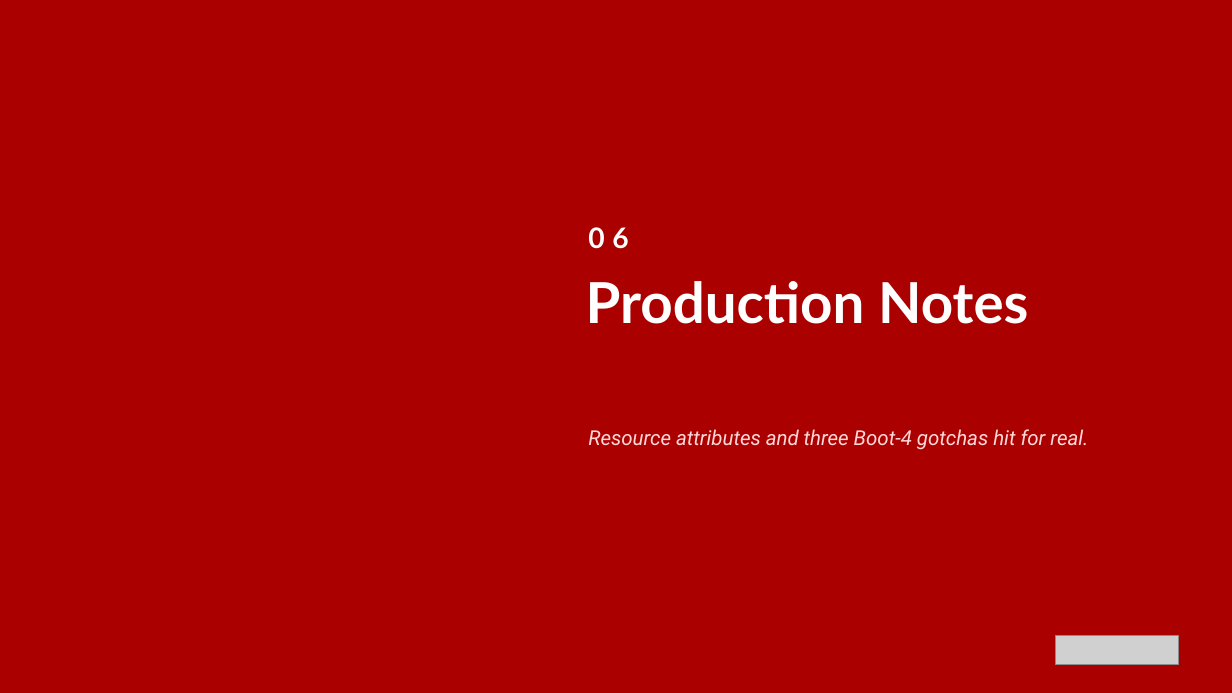
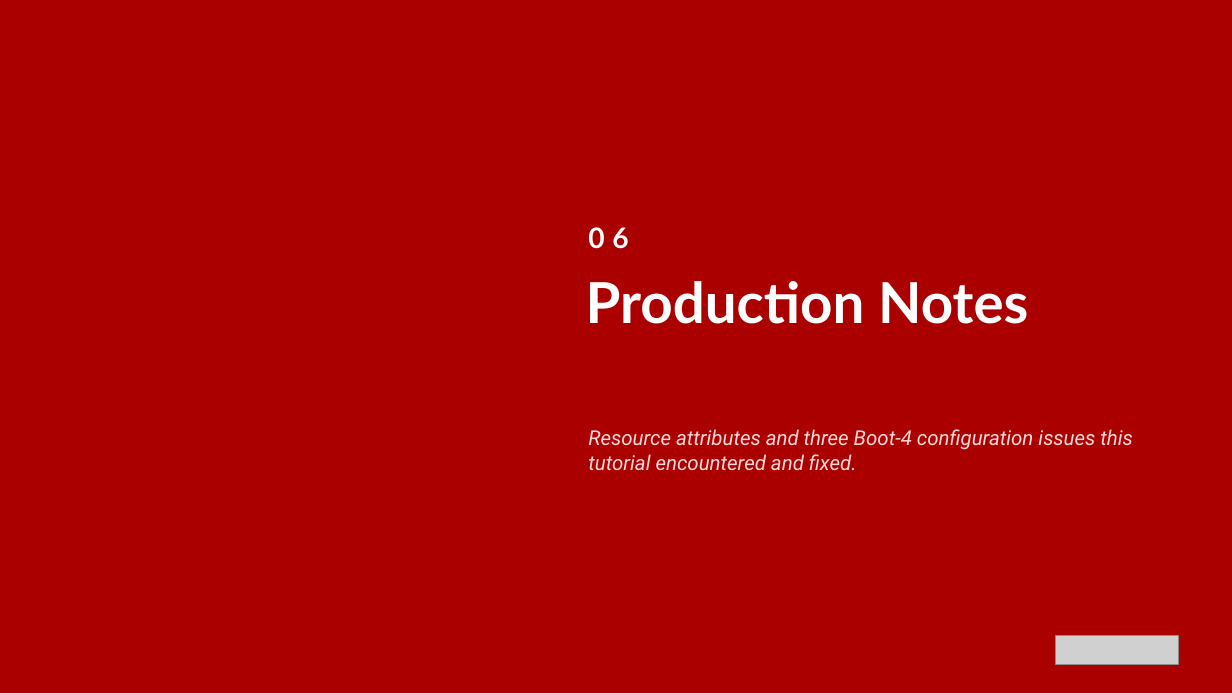
Before and after one commit to patterncatalyst/otel-observability-tutorial, a slide deck: slide 30 of presentations/observability-otel-201-spring.pptx. Drawn at 1232x693 pixels with LibreOffice and Linux fonts; fonts in the diff are those of the drawing; grey boxes stand for pictures; background and template pictures are left out. Boxes give left, top, right and bottom in pixels: in the first picture for what was removed or moved away, otherwise in the second. Text is boxed around its words. In the diff, an @@ line names an element or a change of style, - is before the commit and + after.

```diff
--- a/presentations/observability-otel-201-spring.pptx
+++ b/presentations/observability-otel-201-spring.pptx
@@ text at (588,429,1132,470): text changed @@
-Resource attributes and three Boot-4 gotchas hit for real.
+Resource attributes and three Boot-4 configuration issues this tutorial encountered and fixed.
```
Also in this commit, not shown: 1 other slide changed, 5 other files.
